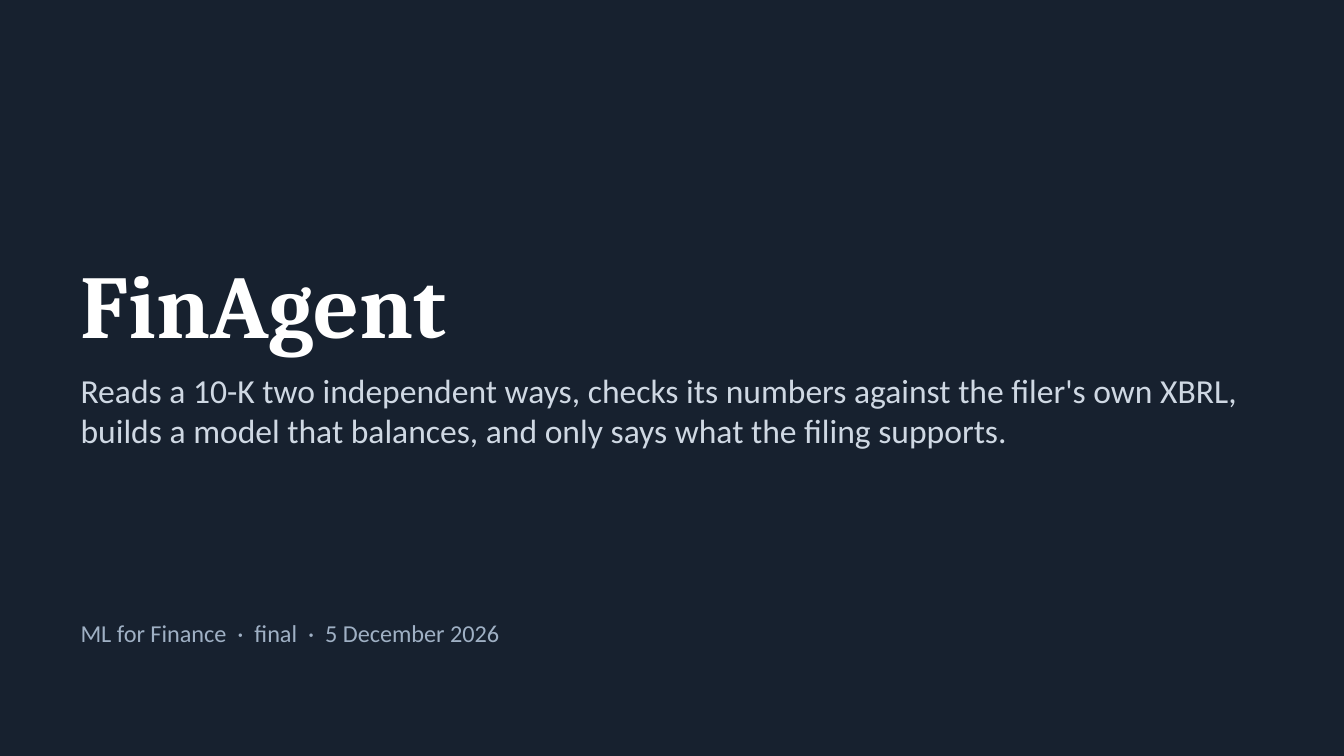
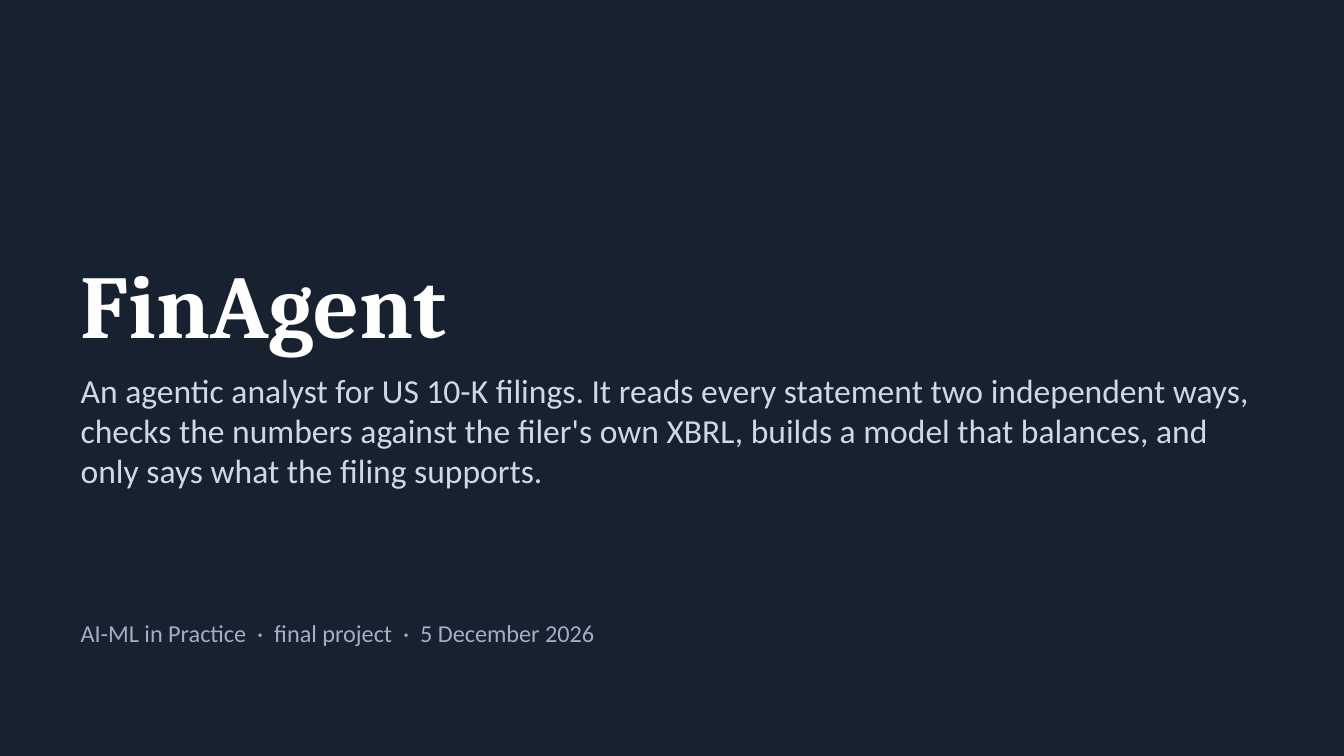
Before and after one commit to vojha95/finagent, a slide deck: slide 1 of docs/FinAgent_deck.pptx. Drawn at 1344x756 pixels with LibreOffice and Linux fonts; fonts in the diff are those of the drawing. Boxes give left, top, right and bottom in pixels: in the first picture for what was removed or moved away, otherwise in the second. Text is boxed around its words. In the diff, an @@ line names an element or a change of style, - is before the commit and + after.

```diff
--- a/docs/FinAgent_deck.pptx
+++ b/docs/FinAgent_deck.pptx
@@ text at (81, 379, 1249, 489): text changed @@
-Reads a 10-K two independent ways, checks its numbers against the filer's own XBRL, builds a model that balances, and only says what the filing supports.
+An agentic analyst for US 10-K filings. It reads every statement two independent ways, checks the numbers against the filer's own XBRL, builds a model that balances, and only says what the filing supports.
@@ text at (81, 625, 594, 646): text changed @@
-ML for Finance · final · 5 December 2026
+AI-ML in Practice · final project · 5 December 2026
```
Also in this commit, not shown: 8 other slides changed, 12 slides added, 1 slide removed, 1 other file.
